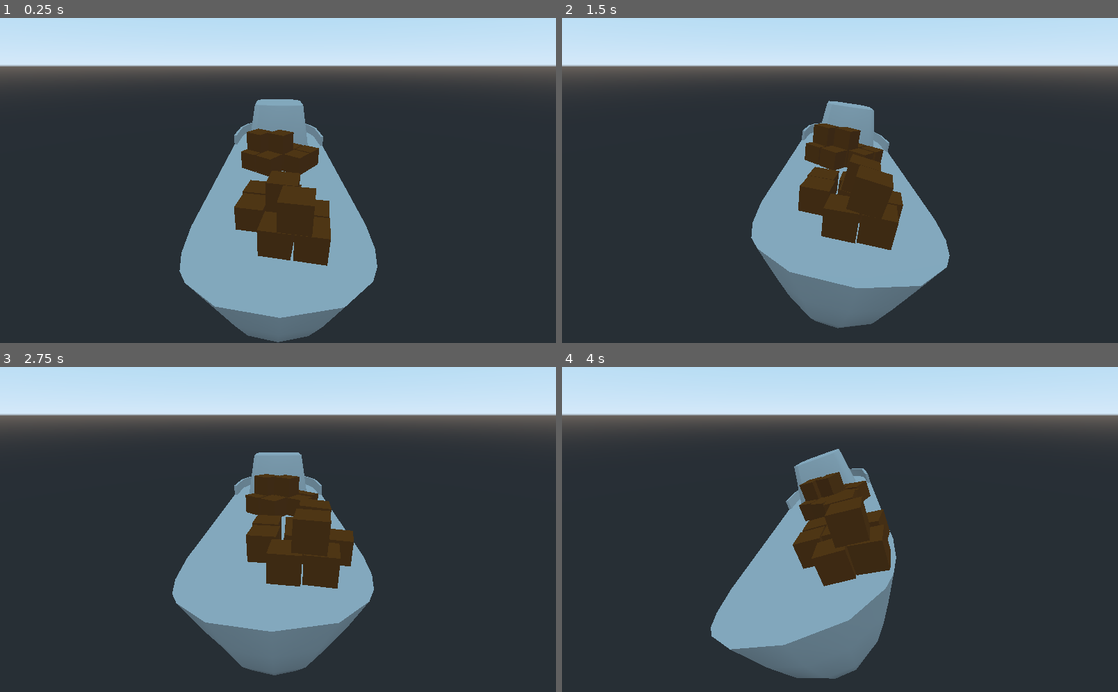
Above: before the commit, frames 1-4 (two rows, left to right).
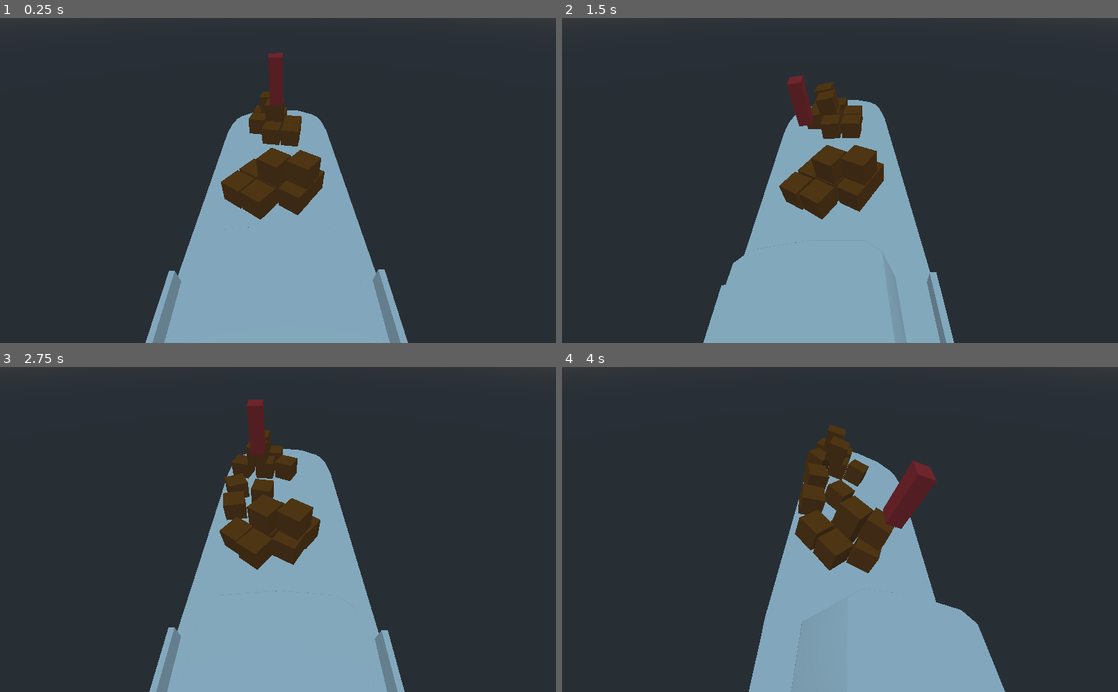
Above: after the commit, the same moments.

Repository: Boivin92/GMTK2020
Game: Godot game, scene res://Game/Level/Level.tscn
Same seed, same stepped clock (60 frames per second), same inputs: the game is played once before the commit and once after it. The project has no main scene, so this scene is started directly.
Inputs (mouse positions are in pixels of both pictures, inside the frame that each line leads up to):
- Up to frame 1 (0.25 s): no input
- Up to frame 2 (1.5 s): move the mouse to (962, 164) at 0.52 s; hold Right (ui_right) 0.53-1.28 s; click (962, 164) at 0.6 s; move the mouse to (728, 196) at 1.27 s; hold Down (ui_down) from 1.28 s (still down); click (728, 196) at 1.35 s
- Up to frame 3 (2.75 s): move the mouse to (333, 458) at 2.02 s; release Down (ui_down) at 2.03 s; hold Right (ui_right) from 2.03 s (still down); click (333, 458) at 2.1 s
- Up to frame 4 (4 s): move the mouse to (812, 594) at 2.77 s; release Right (ui_right) at 2.78 s; hold Up (ui_up) 2.78-3.53 s; click (812, 594) at 2.85 s; move the mouse to (1006, 578) at 3.52 s; hold Left (ui_left) from 3.53 s (still down); click (1006, 578) at 3.6 s

The runs differ from the first frame. In frame 1, 31% of the frame differs, in the area x 0-100%, y 0-100%; in frame 2, 34%; in frame 3, 35%; in frame 4, 37%.

Commit message:
integration de la grue

Diff:
--- a/Game/Level/Level.tscn
+++ b/Game/Level/Level.tscn
@@ -1,5 +1,6 @@
-[gd_scene load_steps=4 format=2]
+[gd_scene load_steps=5 format=2]
 
+[ext_resource path="res://Grue/Grue.tscn" type="PackedScene" id=1]
 [ext_resource path="res://Boat/Boat.tscn" type="PackedScene" id=2]
 [ext_resource path="res://Cargo/SpawningZones/CrateSpawningZone.tscn" type="PackedScene" id=3]
 
@@ -41,14 +42,16 @@
 [node name="Level" type="Spatial"]
 
 [node name="boat" parent="." instance=ExtResource( 2 )]
-transform = Transform( 1, 0, 0, 0, 1, 0, 0, 0, 1, 0, 0, 0 )
 
 [node name="AnimationPlayer" type="AnimationPlayer" parent="boat"]
 autoplay = "craddle"
 anims/craddle = SubResource( 1 )
 
+[node name="Grue" parent="boat" instance=ExtResource( 1 )]
+transform = Transform( 1, 0, 0, 0, 1, 0, 0, 0, 1, -0.0240302, 3.73421, 5.82149 )
+
 [node name="Camera" type="Camera" parent="."]
-transform = Transform( 1, 0, 0, 0, 0.896262, 0.443525, 0, -0.443525, 0.896262, 0, 8.01034, 15.3021 )
+transform = Transform( -1, 2.09447e-07, -2.49609e-07, 0, 0.766044, 0.642788, 3.25841e-07, 0.642788, -0.766044, 0, 10, -5 )
 current = true
 
 [node name="CrateSpawningZone" parent="." instance=ExtResource( 3 )]
--- a/project.godot
+++ b/project.godot
@@ -8,14 +8,9 @@
 
 config_version=4
 
-_global_script_classes=[ {
-"base": "RigidBody",
-"class": "Crate",
-"language": "GDScript",
-"path": "res://Cargo/Crate.gd"
-} ]
+_global_script_classes=[  ]
 _global_script_class_icons={
-"Crate": "res://Cargo/crate.svg"
+
 }
 
 [application]
